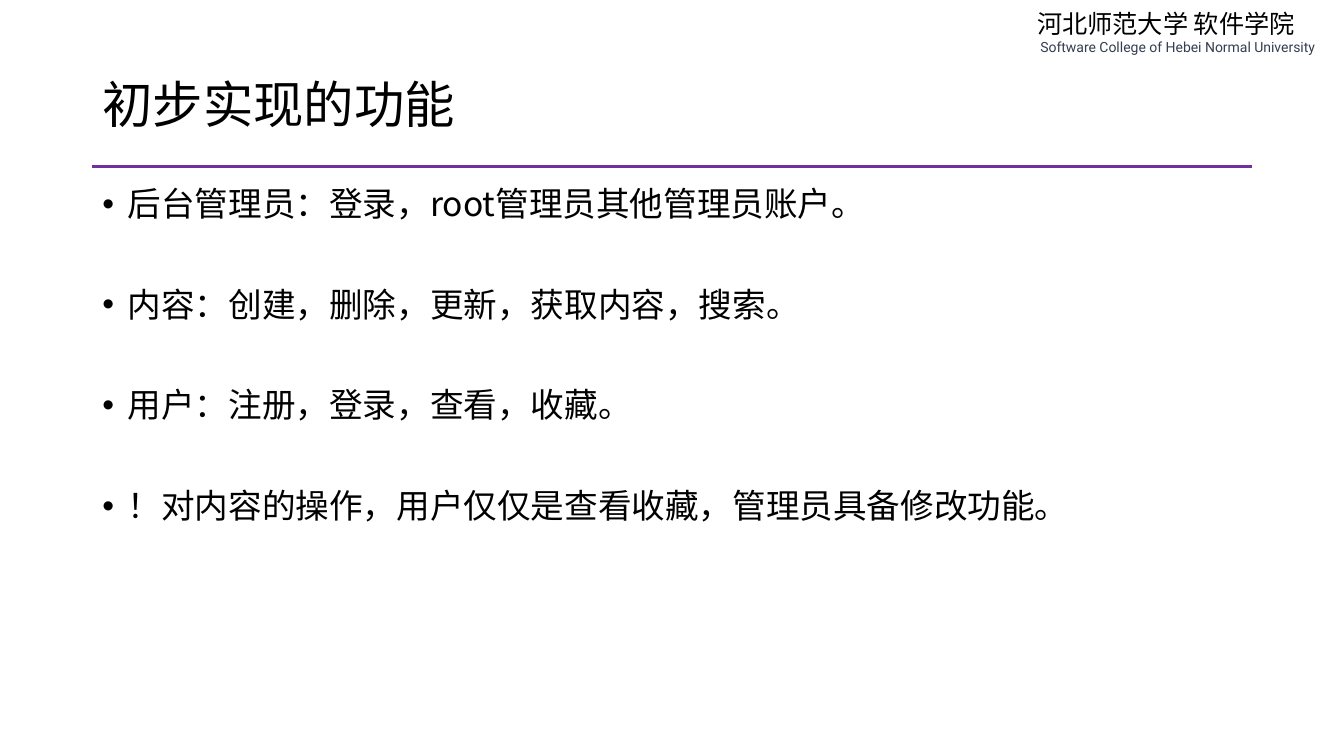
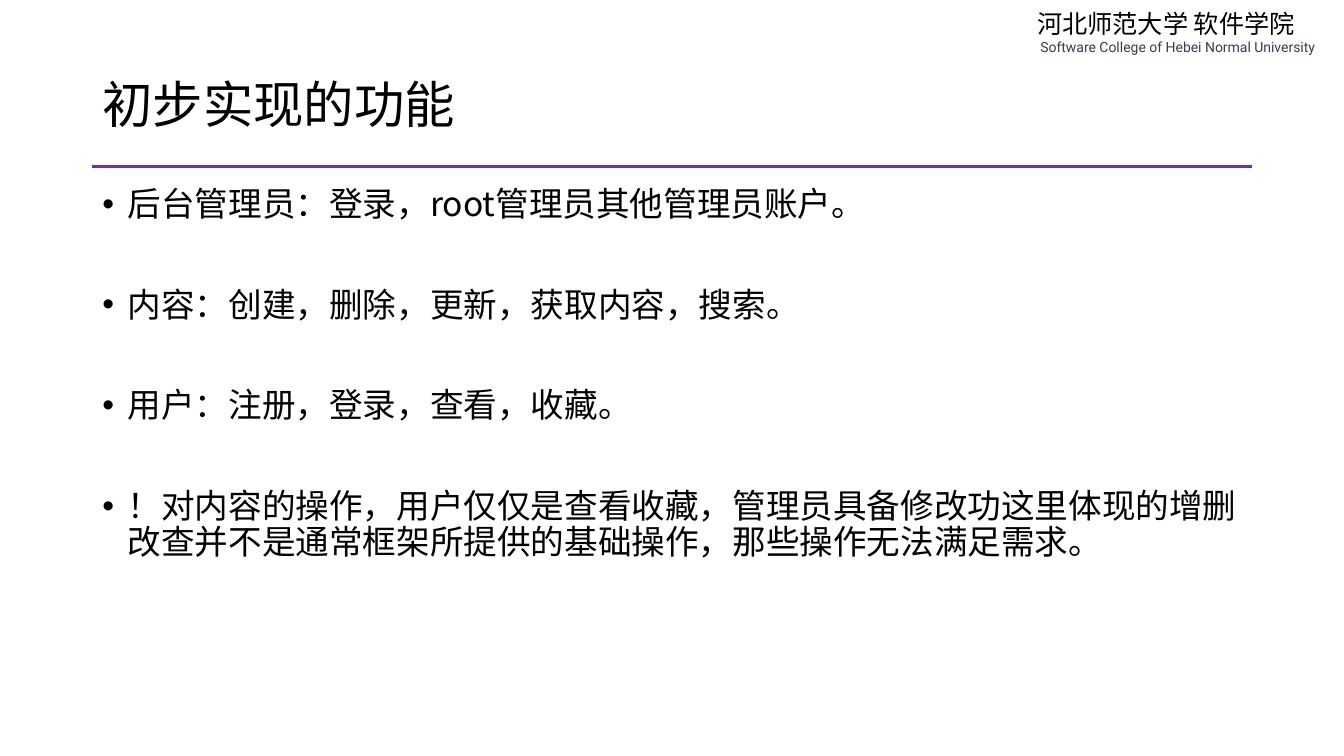
Before and after one commit to edu2act/course-php-serverside-development-on-linux, a slide deck: slide 3 of materials/slides/ch12-wcms-api-design.pptx. Drawn at 1344x756 pixels with LibreOffice and Linux fonts; fonts in the diff are those of the drawing. Boxes give left, top, right and bottom in pixels: in the first picture for what was removed or moved away, otherwise in the second. Text is boxed around its words. In the diff, an @@ line names an element or a change of style, - is before the commit and + after.

```diff
--- a/materials/slides/ch12-wcms-api-design.pptx
+++ b/materials/slides/ch12-wcms-api-design.pptx
@@ text at box(128, 489, 1237, 558): text changed @@
-• ！对内容的操作，用户仅仅是查看收藏，管理员具备修改功能。
+• ！对内容的操作，用户仅仅是查看收藏，管理员具备修改功这里体现的增删改查并不是通常框架所提供的基础操作，那些操作无法满足需求。
```
Also in this commit, not shown: 4 other slides changed, 2 slides added, 2 slides removed, 15 other files.
